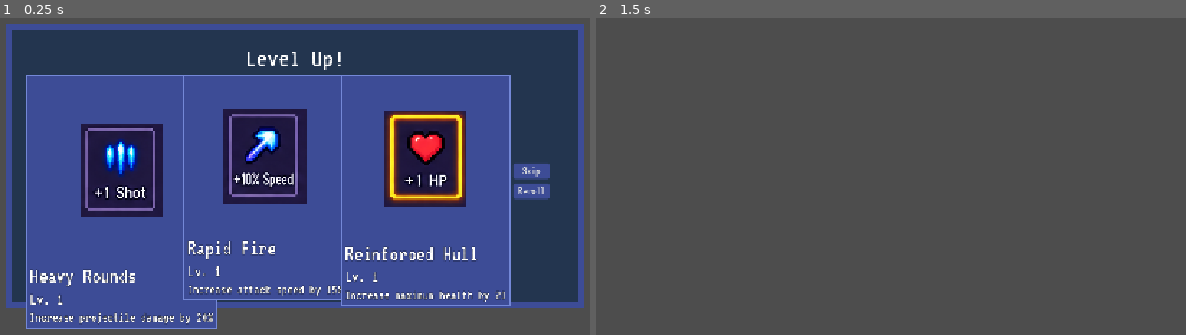
Above: before the commit, frames 1-2 (left to right).
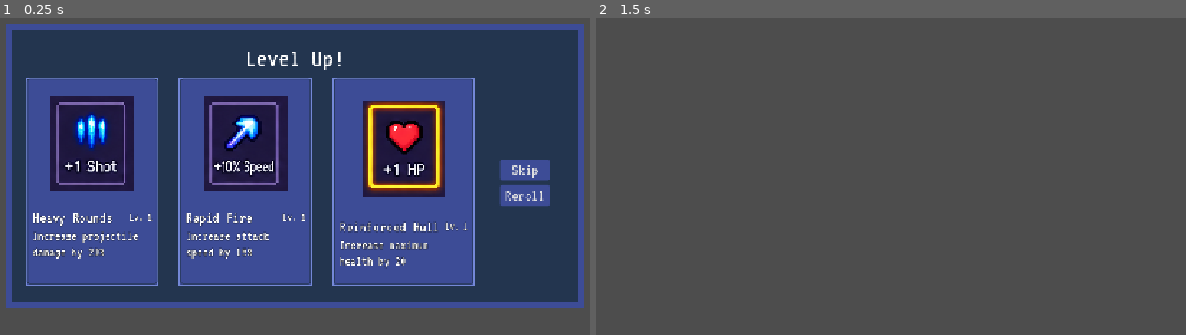
Above: after the commit, the same moments.

Repository: Savo-Consortium-of-Education/tatu-loppuprojekti
Game: Godot game, scene res://scenes/menus/upgrade_menu.tscn
Two runs of this game, one before a commit and one after it. Both use one fixed random seed, a clock stepped at 60 frames per second and the inputs below. This scene is started directly instead of the project's main scene.
Inputs (mouse positions are in pixels of both pictures, inside the frame that each line leads up to):
- Up to frame 1 (0.25 s): no input
- Up to frame 2 (1.5 s): click (696, 182) at 0.52 s; tap Enter at 1.25 s; move the mouse to (1068, 144) at 1.27 s; hold D (move_right) from 1.28 s (still down); hold Right mouse button (ability) from 1.28 s (still down)

The runs differ from the first frame. In frame 1, 36% of the frame differs, in the area x 4-94%, y 17-99%; in frame 2, nothing differs.

Commit message:
ui: upgrade card scaling

Diff:
--- a/scenes/menus/upgrade_card.tscn
+++ b/scenes/menus/upgrade_card.tscn
@@ -12,24 +12,30 @@
 border_width_bottom = 2
 border_color = Color(0.4563582, 0.5340862, 0.8431133, 1)
 
-[node name="Button" type="Button" unique_id=135828320]
-offset_right = 166.0
-offset_bottom = 256.0
-size_flags_horizontal = 3
-size_flags_vertical = 3
+[node name="Button" type="Control" unique_id=791074418]
+layout_mode = 3
+anchors_preset = 0
 theme = ExtResource("1_j4ydr")
 script = ExtResource("1_o63o4")
 
 [node name="PanelContainer" type="PanelContainer" parent="." unique_id=1872488516]
+propagate_maximum_size = false
 layout_mode = 0
 offset_left = -0.5
-offset_right = 153.5
-offset_bottom = 254.0
-mouse_filter = 2
+offset_right = 191.5
+offset_bottom = 300.0
 theme_override_styles/panel = SubResource("StyleBoxFlat_kwnof")
 
+[node name="Button" type="Button" parent="PanelContainer" unique_id=1434843961]
+layout_mode = 2
+size_flags_horizontal = 3
+size_flags_vertical = 3
+mouse_default_cursor_shape = 2
+
 [node name="MarginContainer" type="MarginContainer" parent="PanelContainer" unique_id=1659663731]
+propagate_maximum_size = false
 layout_mode = 2
+mouse_filter = 2
 theme_override_constants/margin_left = 4
 theme_override_constants/margin_top = 4
 theme_override_constants/margin_right = 4
@@ -37,33 +43,55 @@
 
 [node name="VBoxContainer" type="VBoxContainer" parent="PanelContainer/MarginContainer" unique_id=1585929683]
 layout_mode = 2
+mouse_filter = 2
 
 [node name="UpgradeImage" type="TextureRect" parent="PanelContainer/MarginContainer/VBoxContainer" unique_id=1784245968]
 unique_name_in_owner = true
 layout_mode = 2
+mouse_filter = 2
 texture = ExtResource("1_lfc0y")
 expand_mode = 4
 stretch_mode = 3
 
-[node name="VBoxContainer" type="VBoxContainer" parent="PanelContainer/MarginContainer/VBoxContainer" unique_id=2031308029]
+[node name="MarginContainer" type="MarginContainer" parent="PanelContainer/MarginContainer/VBoxContainer" unique_id=470276119]
 layout_mode = 2
+mouse_filter = 2
+theme_override_constants/margin_left = 4
+theme_override_constants/margin_right = 4
 
-[node name="UpgradeLabel" type="Label" parent="PanelContainer/MarginContainer/VBoxContainer/VBoxContainer" unique_id=1757752404]
+[node name="VBoxContainer" type="VBoxContainer" parent="PanelContainer/MarginContainer/VBoxContainer/MarginContainer" unique_id=2031308029]
+layout_mode = 2
+mouse_filter = 2
+
+[node name="HBoxContainer" type="HBoxContainer" parent="PanelContainer/MarginContainer/VBoxContainer/MarginContainer/VBoxContainer" unique_id=2056547768]
+layout_mode = 2
+mouse_filter = 2
+theme_override_constants/separation = 8
+
+[node name="UpgradeLabel" type="Label" parent="PanelContainer/MarginContainer/VBoxContainer/MarginContainer/VBoxContainer/HBoxContainer" unique_id=1757752404]
 unique_name_in_owner = true
 layout_mode = 2
+mouse_filter = 2
+size_flags_horizontal = 3
 theme = ExtResource("1_j4ydr")
+theme_override_font_sizes/font_size = 24
 text = "upgrade name"
 
-[node name="CurrentLevel" type="Label" parent="PanelContainer/MarginContainer/VBoxContainer/VBoxContainer" unique_id=980826084]
+[node name="CurrentLevel" type="Label" parent="PanelContainer/MarginContainer/VBoxContainer/MarginContainer/VBoxContainer/HBoxContainer" unique_id=980826084]
 unique_name_in_owner = true
 layout_mode = 2
-theme_override_font_sizes/font_size = 24
+mouse_filter = 2
+theme_override_font_sizes/font_size = 16
 text = "Lv. 1"
+horizontal_alignment = 2
 
-[node name="DescriptionLabel" type="Label" parent="PanelContainer/MarginContainer/VBoxContainer/VBoxContainer" unique_id=1285131028]
+[node name="DescriptionLabel" type="Label" parent="PanelContainer/MarginContainer/VBoxContainer/MarginContainer/VBoxContainer" unique_id=1285131028]
 unique_name_in_owner = true
 layout_mode = 2
+mouse_filter = 2
 theme_override_font_sizes/font_size = 20
-text = "Increase hp"
+text = "Increase projectile damage by 20%"
+vertical_alignment = 1
+autowrap_mode = 3
 
-[connection signal="pressed" from="." to="." method="_on_pressed"]
+[connection signal="pressed" from="PanelContainer/Button" to="." method="_on_button_pressed"]
--- a/scenes/menus/upgrade_menu.tscn
+++ b/scenes/menus/upgrade_menu.tscn
@@ -51,6 +51,7 @@
 
 [node name="HFlowContainer" type="VBoxContainer" parent="Control/MarginContainer/PanelContainer/MarginContainer" unique_id=2137300843]
 layout_mode = 2
+theme_override_constants/separation = 8
 
 [node name="LevelupLabel" type="Label" parent="Control/MarginContainer/PanelContainer/MarginContainer/HFlowContainer" unique_id=1061910937]
 layout_mode = 2
@@ -94,10 +95,14 @@
 
 [node name="SkipButton" type="Button" parent="Control/MarginContainer/PanelContainer/MarginContainer/HFlowContainer/HBoxContainer/MarginContainer/ButtonContainer" unique_id=1888534879]
 layout_mode = 2
+mouse_default_cursor_shape = 2
 theme = ExtResource("1_j4pd8")
+theme_override_font_sizes/font_size = 24
 text = "Skip"
 
 [node name="RerollButton" type="Button" parent="Control/MarginContainer/PanelContainer/MarginContainer/HFlowContainer/HBoxContainer/MarginContainer/ButtonContainer" unique_id=2075270719]
 layout_mode = 2
+mouse_default_cursor_shape = 2
 theme = ExtResource("1_j4pd8")
+theme_override_font_sizes/font_size = 24
 text = "Reroll"
--- a/scripts/objects/base_object.gd
+++ b/scripts/objects/base_object.gd
@@ -33,7 +33,7 @@
 func drop_xp() -> void:
     if randf() > xp_chance:
         return
-    var xp_amount = randi_range(xp_min, xp_max)
+    var xp_amount = randf_range(xp_min, xp_max)
     if xp_orb_spawner:
         xp_orb_spawner.spawn_xp_orb(xp_amount,global_position)
 
--- a/scripts/ui/upgrade_card.gd
+++ b/scripts/ui/upgrade_card.gd
@@ -1,4 +1,4 @@
-extends Button
+extends Control
 
 @onready var upgrade_label: Label = %UpgradeLabel
 @onready var description_label: Label = %DescriptionLabel
@@ -9,21 +9,12 @@
 
 func setup(upgrade: Dictionary) -> void:
     upgrade_id = upgrade["id"]
-    disabled = upgrade.get("is_maxed", false)
     upgrade_label.text = upgrade["name"]
     description_label.text = upgrade["description"]
-    if upgrade["max_level"] >= 0:
-        current_level_label.text = "Lv. %d / %d" % [
-            upgrade["level"],
-            upgrade["max_level"],
-        ]
-    else:
-        current_level_label.text = "Lv. %d" % upgrade["level"]
-    if disabled:
-        description_label.text = "MAX LEVEL"
+    current_level_label.text = "Lv. %d" % upgrade["level"]
     upgrade_image.texture = upgrade["image"]
 
-func _on_pressed() -> void:
+func _on_button_pressed() -> void:
     var menu = get_tree().get_first_node_in_group("upgrade_menu")
     if menu:
         menu.finish_upgrade(upgrade_id)
Not shown: 1 places in scenes/menus/upgrade_menu.tscn that only renumber resources
